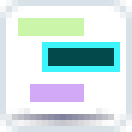
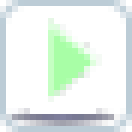
Revision of a layered 132x132 image; what changed, layer by layer:
added layer "up.png" above "New Layer#3" over left=0, top=0, right=132, bottom=132
hid "New Layer#3" over left=30, top=84, right=84, bottom=102
hid "New Layer#5" over left=42, top=42, right=120, bottom=72
hid "New Layer#4" over left=48, top=48, right=114, bottom=66
hid "New Layer#2" over left=18, top=18, right=84, bottom=36
